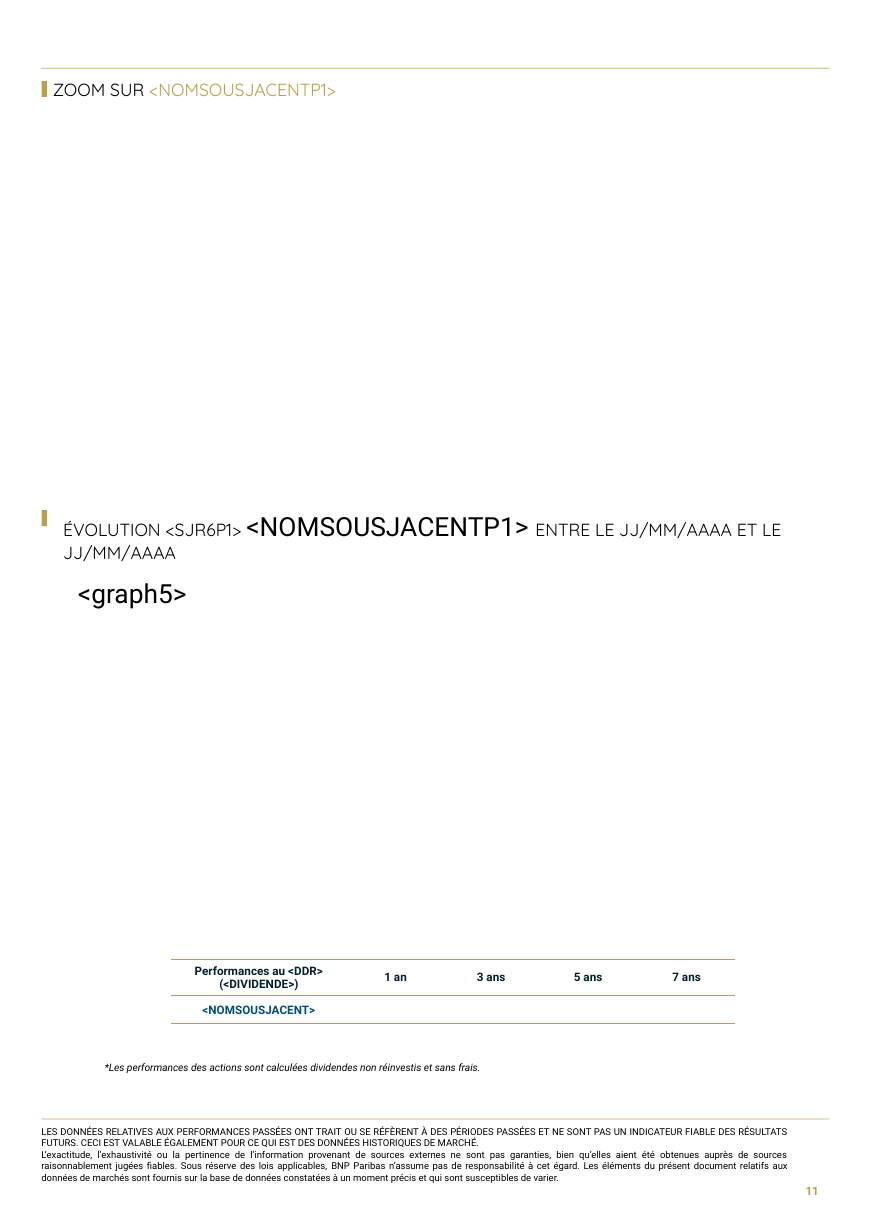
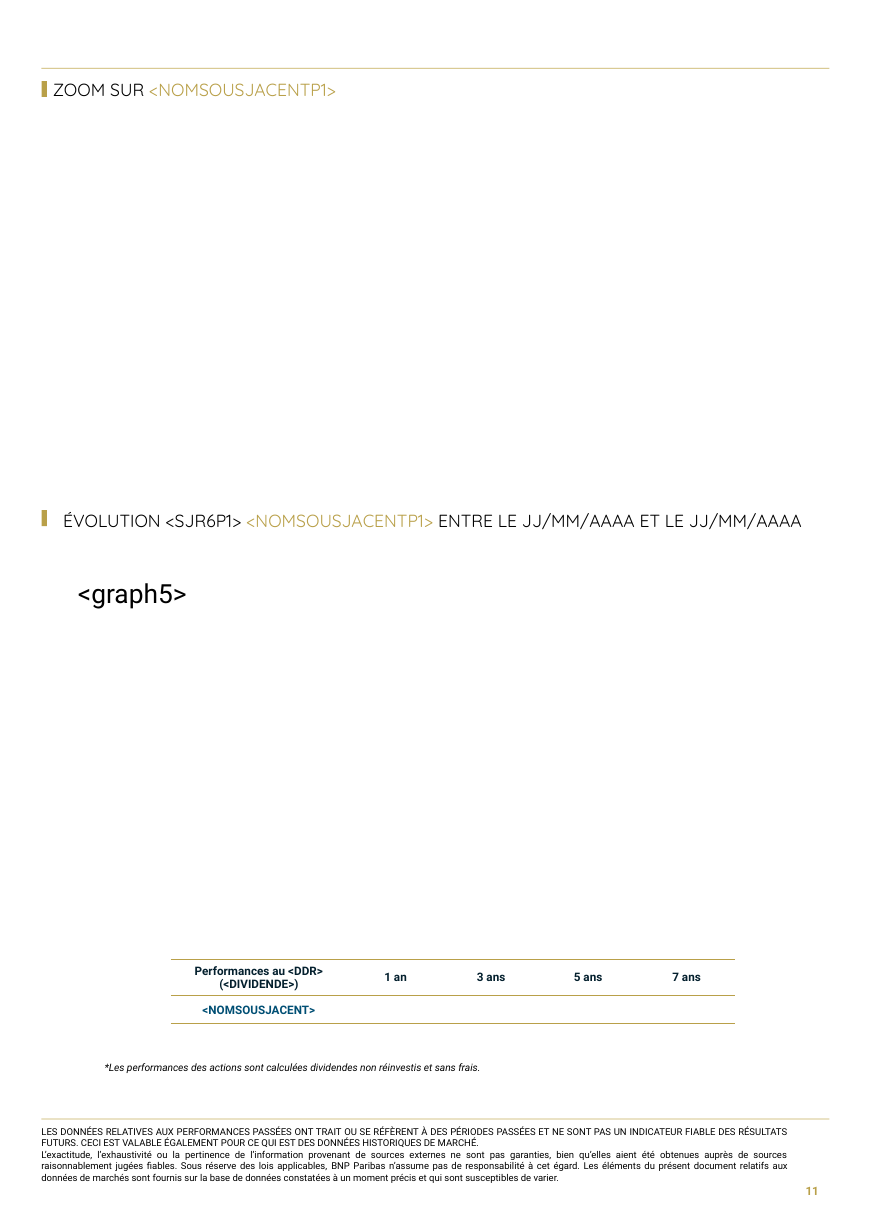
Before and after one commit to guillaumejacquin/equitim-project, a slide deck: slide 11 of Templates/testmercredi.pptx. Drawn at 871x1232 pixels with LibreOffice and Linux fonts; fonts in the diff are those of the drawing; background and template pictures are left out. Boxes give left, top, right and bottom in pixels: in the first picture for what was removed or moved away, otherwise in the second. Text is boxed around its words. In the diff, an @@ line names an element or a change of style, - is before the commit and + after.

```diff
--- a/Templates/testmercredi.pptx
+++ b/Templates/testmercredi.pptx
@@ text "ÉVOLUTION <SJR6P1> <NOMSOUSJACENTP1> ENTRE LE ..." at (x1=63, y1=512, x2=802, y2=530): size 18 to 12 pt, font Roboto to Quicksand, text colour #000000 to #B9A049 in "<NOMSOUSJACENTP1>" @@
```
Also in this commit, not shown: 7 other slides changed, 18 other files.
